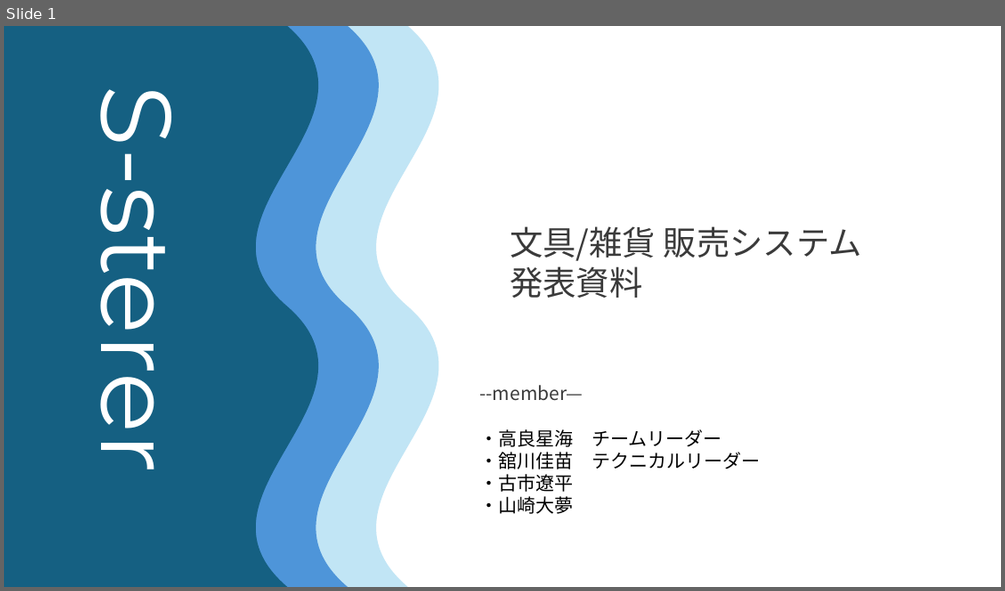
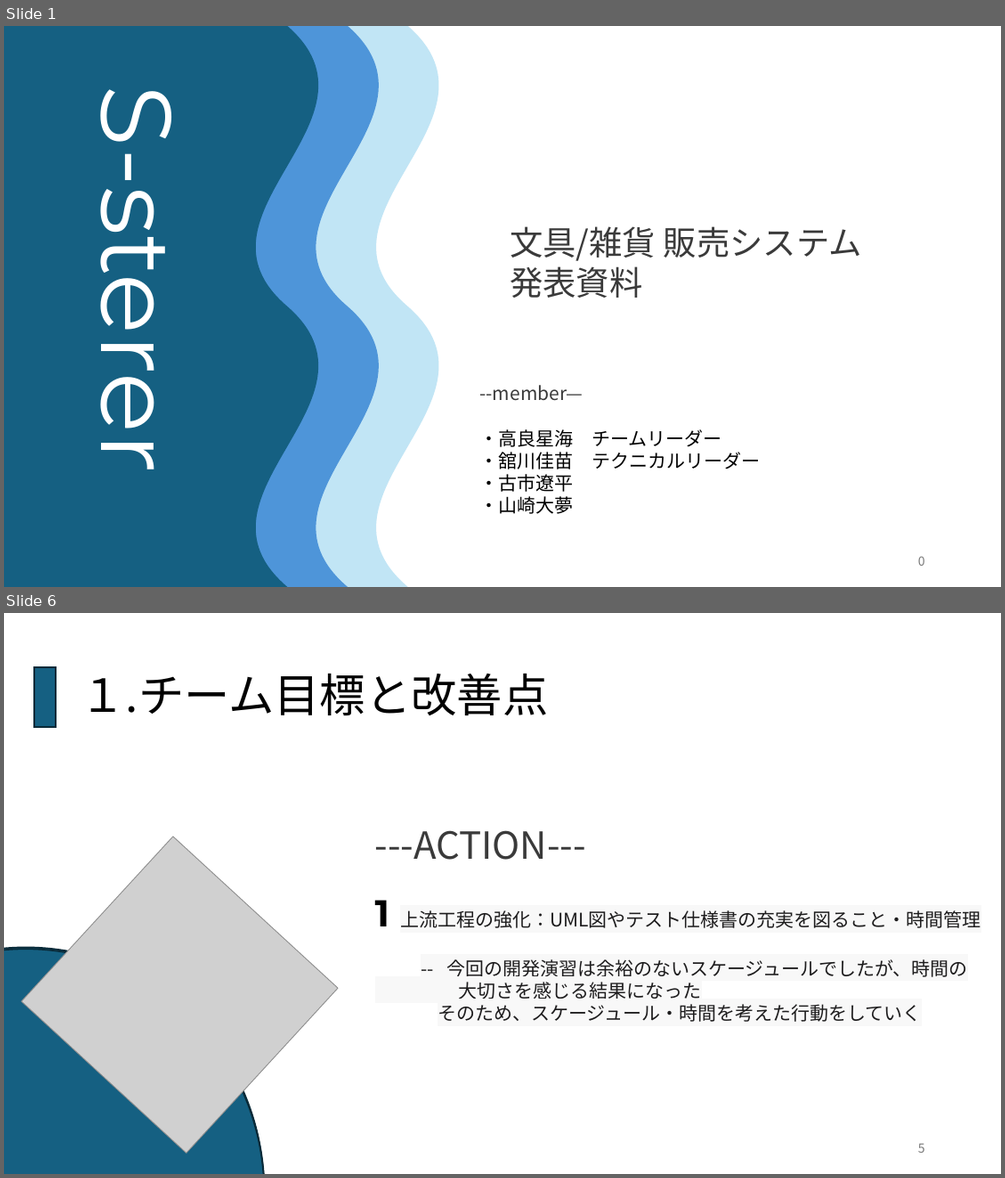
Before and after one commit to kanavii3333/ec-b, a slide deck: plan/最終課題_発表プレゼンテーション .pptx. Shown one above the other, each under a label of ours: slide 1 before the commit, slides 1 and 6 after it; the slides between them are not shown. The pictures are 1005x591 and 1005x1178 pixels, drawn with LibreOffice and Linux fonts; fonts in the diff are those of the drawing; grey boxes stand for pictures; background and template pictures are left out. Boxes give left, top, right and bottom in pixels: in the first picture for what was removed or moved away, otherwise in the second. Text is boxed around its words. In the diff, an @@ line names an element or a change of style, - is before the commit and + after.

```diff
--- a/plan/最終課題_発表プレゼンテーション .pptx
+++ b/plan/最終課題_発表プレゼンテーション .pptx
@@ slide 6 added at [4, 613, 1001, 1174], background #FFFFFF @@
@@ rectangle added at [34, 667, 56, 727], fill #156082, outline #092A39 1.5 pt @@
@@ title added at [80, 674, 548, 715], 44 pt, text #000000 @@
+１.チーム目標と改善点
@@ picture added at [21, 836, 339, 1153] @@
@@ text added at [375, 830, 981, 1022], 18 pt, text #1D1C1D @@
+---ACTION---
+1 上流工程の強化：UML図やテスト仕様書の充実を図ること・時間管理
+-- 今回の開発演習は余裕のないスケージュールでしたが、時間の
+大切さを感じる結果になった
+そのため、スケージュール・時間を考えた行動をしていく
@@ ellipse added at [4, 872, 341, 1174], fill #156082, outline #092A39 1.5 pt @@
@@ ellipse added at [4, 873, 341, 1174], fill #156082, outline #092A39 1.5 pt @@
@@ page number added at [918, 1143, 925, 1152], 12 pt, text #797979 @@
+5
@@ slide 1 changed as well @@
@@ page number added at [918, 556, 925, 565], 12 pt, text #797979 @@
+0
```
Also in this commit, not shown: 3 other slides changed, 14 other slides added, 4 slides removed.
